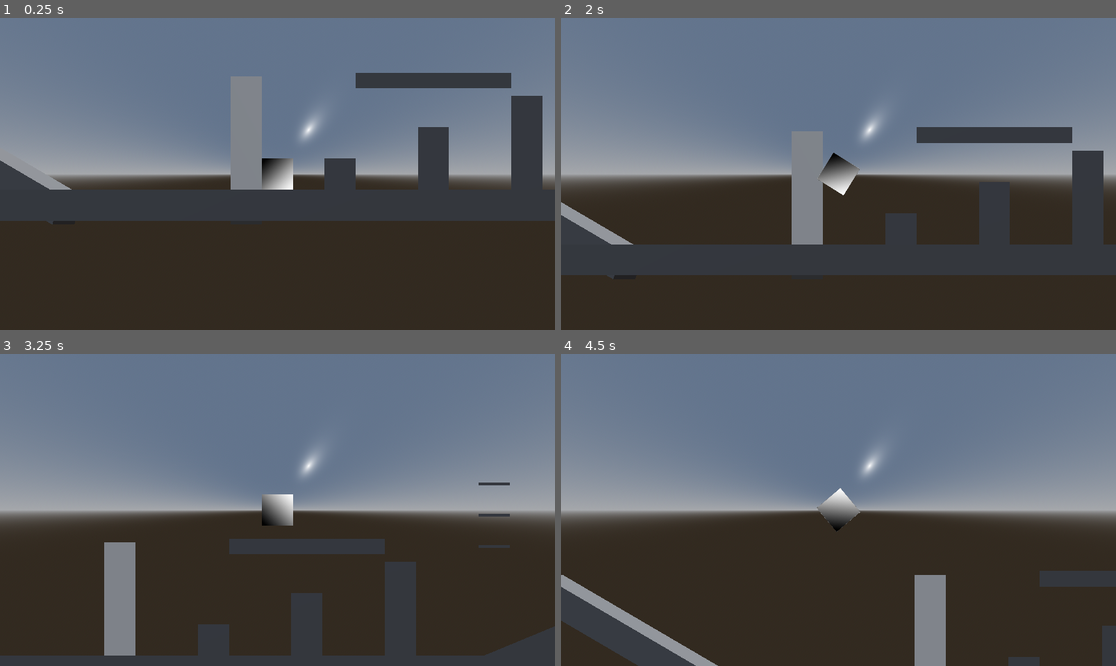
Above: before the commit, frames 1-4 (two rows, left to right).
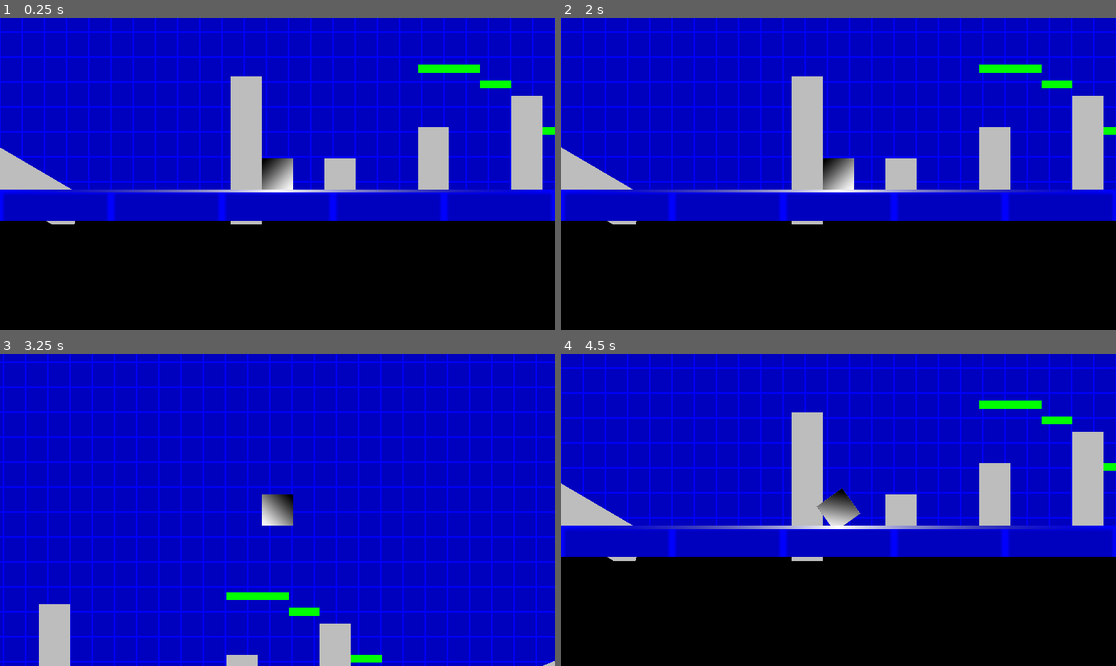
Above: after the commit, the same moments.

Repository: Ironnoob73/GeometryParadox
Game: Godot game, scene res://Assets/World/test/test_world.tscn
Same seed, same stepped clock (60 frames per second), same inputs: the game is played once before the commit and once after it. Before the commit the project starts from res://Assets/World/main_world.tscn.
Inputs:
- Up to frame 1 (0.25 s): no input
- Up to frame 2 (2 s): tap Enter (ui_accept) at 0.5, 1.35, 1.52, 1.82 s; hold Right (ui_right) 0.53-1.28 s; hold Enter (ui_accept) 0.53-1.28 s; hold Left (ui_left) from 1.28 s (still down)
- Up to frame 3 (3.25 s): release Left (ui_left) at 2.03 s; hold Right (ui_right) 2.03-2.78 s; hold Enter (ui_accept) 2.03-2.78 s; hold Up (ui_up) from 2.78 s (still down); tap Enter (ui_accept) at 2.85, 3.02 s
- Up to frame 4 (4.5 s): tap Enter (ui_accept) at 3.32, 4.35 s; release Up (ui_up) at 3.53 s; hold Enter (ui_accept) 3.53-4.28 s; hold Left (ui_left) from 3.53 s (still down)

The runs differ from the first frame. In frame 1, 99% of the frame differs, in the area x 0-100%, y 0-100%; in frame 2, 100%; in frame 3, 100%; in frame 4, 100%.

Commit message:
20240703DU1

Diff:
--- a/Assets/Character/character.gd
+++ b/Assets/Character/character.gd
@@ -8,7 +8,6 @@
 @onready var space_detect = $CollisionShape/SpaceDetect
 @onready var ground_detect = $CollisionShape/GroundDetect
 @onready var ground_finder = $CollisionShape/GroundFinder
-@onready var platform_finder = $CollisionShape/PlatFinder
 @onready var platform_detect = $CollisionShape/PlatformDetect
 
 @export var Speed = 10
@@ -47,18 +46,25 @@
 		tween.tween_callback(spin)
 
 func _physics_process(delta):
+	#Plat Collision
+	if velocity.y > 0 :
+		set_collision_mask_value(4,false)
+	else :
+		set_collision_mask_value(4,true)
+
+	#Stop Rotate
 	if !_inSpin :
-		find_ground(delta)
+		find_ground()
 
 	if velocity.x > -VERY_SMALL_NUMBER and velocity.x < VERY_SMALL_NUMBER:
 		velocity.x = 0
 	if velocity.z > -VERY_SMALL_NUMBER and velocity.z < VERY_SMALL_NUMBER:
 		velocity.z = 0
+
 	# Record Inerita & Add the gravity.
-	if is_on_platform(delta):
+	if is_on_floor():
 		_inertia.x = velocity.x
 		_inertia.y = velocity.z
-		velocity.y = 0
 	else:	velocity.y -= gravity * delta * GravityMulti
 
 	# Move & Stop
@@ -82,7 +88,7 @@
 
 	# Rotate
 	#print(velocity," ",rotate_direct)
-	if !is_on_platform(delta) and !_inSpin:
+	if !is_on_floor() and !_inSpin:
 		if velocity.x != 0 or velocity.z != 0 :
 			if rotate_direct == 0 :
 				if towards == 0 or towards == 1:
@@ -95,12 +101,12 @@
 				visual.rotation.z += delta * RotateSpeed * rotate_direct
 		else :
 			visual.rotation.z = lerp(visual.rotation.z,floor( ((visual.rotation.z+(PI/4)) * 2) / PI ) * (PI/2),0.5)
-	elif is_on_platform(delta):
+	elif is_on_floor():
 		rotate_direct = 0
 		visual.rotation.z = lerp(visual.rotation.z,get_floor_actual_angle() + (floor( ((visual.rotation.z+(PI/4)) * 2) / PI ) * (PI/2)),0.5)
 
 	# Handle jump.
-	if (Input.is_action_pressed("ui_accept") or Input.is_action_pressed("ui_up")) and is_on_platform(delta):
+	if (Input.is_action_pressed("ui_accept") or Input.is_action_pressed("ui_up")) and is_on_floor():
 		velocity.y = JumpVelocity
 
 	if !_inSpin :
@@ -113,14 +119,6 @@
 		4 :
 			towards = 0
 	collision.disabled = false
-
-func is_on_platform(delta):
-	#print(is_on_floor()," ",velocity.y <= 0," ",ground_finder.is_colliding()," ",platform_finder.is_colliding())
-	if is_on_floor() or (velocity.y <= 0 and (ground_finder.is_colliding() )) :
-		#if !ground_finder.is_colliding():
-		#	velocity.y -= gravity * delta * GravityMulti * 0.5
-		return true
-	else : return false
 
 func get_floor_actual_angle():
 	if get_floor_angle() != 0 and get_floor_normal() != Vector3(0,1,0) :
@@ -145,13 +143,32 @@
 	if space_detect.get_collision_count() == 0 : return true
 	else : return false
 
-func find_ground(delta):
-	if !ground_detect.is_colliding() and is_on_platform(delta) and ground_finder.is_colliding():
+func find_ground():
+	if !ground_detect.is_colliding() and is_on_floor() and ground_finder.is_colliding():
+		var modi = 0
 		if towards == 0 or towards == 2 :
-			self.position.z = ground_finder.get_collision_point(0).z
+			if self.position.z > ground_finder.get_collision_point(0).z :
+				modi = -0.5
+			elif self.position.z < ground_finder.get_collision_point(0).z :
+				modi = 0.5
+			self.position.z = ground_finder.get_collision_point(0).z + modi
 		else :
-			self.position.x = ground_finder.get_collision_point(0).x
+			if self.position.x > ground_finder.get_collision_point(0).x :
+				modi = -0.5
+			elif self.position.x < ground_finder.get_collision_point(0).x :
+				modi = 0.5
+			self.position.x = ground_finder.get_collision_point(0).x + modi
 
-#func _on_platform_detect_body_entered(body):
-#	print("do")
-#	velocity.y = 0
+func _on_platform_detect_area_entered(area):
+	area.switch(true)
+func _on_platform_detect_area_exited(area):
+	area.switch(false)
+
+func get_camera_pos():
+	var final_h : float = 0
+	match towards :
+		0 :	final_h = cam.global_position.x
+		1 :	final_h = -cam.global_position.z
+		2 :	final_h = -cam.global_position.x
+		3 :	final_h = cam.global_position.z
+	return Vector2(final_h * 0.55,cam.global_position.y + 0.5)
--- a/Assets/Character/character.tscn
+++ b/Assets/Character/character.tscn
@@ -3,7 +3,7 @@
 [ext_resource type="Script" path="res://Assets/Character/character.gd" id="1_iije8"]
 
 [sub_resource type="BoxShape3D" id="BoxShape3D_q3oat"]
-size = Vector3(1, 1, 100)
+size = Vector3(0.99, 1, 512)
 
 [sub_resource type="Gradient" id="Gradient_pftvc"]
 interpolation_mode = 2
@@ -19,20 +19,20 @@
 [sub_resource type="QuadMesh" id="QuadMesh_1s7er"]
 
 [sub_resource type="BoxShape3D" id="BoxShape3D_p45d5"]
-size = Vector3(100, 1, 1)
+size = Vector3(512, 1, 0.99)
 
 [sub_resource type="BoxShape3D" id="BoxShape3D_k8fao"]
-size = Vector3(1, 0.01, 1)
+size = Vector3(0.99, 0.01, 0)
 
 [sub_resource type="BoxShape3D" id="BoxShape3D_xfhmt"]
-size = Vector3(1, 0.01, 100)
+size = Vector3(0.99, 0.01, 512)
 
-[sub_resource type="BoxShape3D" id="BoxShape3D_g1pit"]
-size = Vector3(1, 0.1, 100)
+[sub_resource type="BoxShape3D" id="BoxShape3D_krxhm"]
+size = Vector3(0.99, 0.5, 512)
 
 [node name="Character" type="CharacterBody3D"]
 collision_layer = 4
-collision_mask = 3
+collision_mask = 11
 script = ExtResource("1_iije8")
 RotateSpeed = 7
 
@@ -57,7 +57,7 @@
 [node name="GroundDetect" type="ShapeCast3D" parent="CollisionShape"]
 shape = SubResource("BoxShape3D_k8fao")
 target_position = Vector3(0, -0.505, 0)
-collision_mask = 3
+collision_mask = 11
 
 [node name="GroundFinder" type="ShapeCast3D" parent="CollisionShape"]
 transform = Transform3D(1, 0, 0, 0, 1, 0, 0, 0, 1, 0, -0.505, 0)
@@ -65,18 +65,13 @@
 target_position = Vector3(0, 0, 0)
 collision_mask = 11
 
-[node name="PlatFinder" type="ShapeCast3D" parent="CollisionShape"]
-transform = Transform3D(1, 0, 0, 0, 1, 0, 0, 0, 1, 0, -0.55, 0)
-visible = false
-enabled = false
-shape = SubResource("BoxShape3D_g1pit")
-target_position = Vector3(0, 0, 0)
-collision_mask = 8
-
-[node name="PlatformDetect" type="StaticBody3D" parent="CollisionShape"]
+[node name="PlatformDetect" type="Area3D" parent="CollisionShape"]
 collision_layer = 0
 collision_mask = 8
 
 [node name="CollisionShape" type="CollisionShape3D" parent="CollisionShape/PlatformDetect"]
-transform = Transform3D(1, 0, 0, 0, 1, 0, 0, 0, 1, 0, -0.505, 0)
-shape = SubResource("BoxShape3D_xfhmt")
+transform = Transform3D(1, 0, 0, 0, 1, 0, 0, 0, 1, 0, -0.75, 0)
+shape = SubResource("BoxShape3D_krxhm")
+
+[connection signal="area_entered" from="CollisionShape/PlatformDetect" to="." method="_on_platform_detect_area_entered"]
+[connection signal="area_exited" from="CollisionShape/PlatformDetect" to="." method="_on_platform_detect_area_exited"]
--- /dev/null
+++ b/Assets/World/Start/Start_world.tscn
@@ -0,0 +1,82 @@
+[gd_scene load_steps=16 format=3 uid="uid://1d66qbkqrd3y"]
+
+[ext_resource type="PackedScene" uid="uid://u1k3pggod73i" path="res://Assets/Character/character.tscn" id="1_oplyt"]
+[ext_resource type="Shader" path="res://Resources/Materials/Sources/Shaders/background.gdshader" id="2_468fh"]
+[ext_resource type="Texture2D" uid="uid://wk85kt76y5ou" path="res://Resources/Materials/Sources/Ground_Normal.png" id="3_8pcw8"]
+[ext_resource type="Script" path="res://Assets/World/test/test_Ground.gd" id="4_x441o"]
+[ext_resource type="Shader" path="res://Resources/Materials/Sources/Shaders/Highlight.gdshader" id="5_c34nf"]
+[ext_resource type="Texture2D" uid="uid://c740q0wexq8qf" path="res://Resources/Materials/Sources/Background_Normal.png" id="6_5u4mu"]
+[ext_resource type="Script" path="res://Assets/World/test/test_Background.gd" id="7_s3usr"]
+
+[sub_resource type="ProceduralSkyMaterial" id="ProceduralSkyMaterial_nc8jr"]
+
+[sub_resource type="Sky" id="Sky_x5mny"]
+sky_material = SubResource("ProceduralSkyMaterial_nc8jr")
+
+[sub_resource type="Environment" id="Environment_j0wb5"]
+background_energy_multiplier = 0.0
+sky = SubResource("Sky_x5mny")
+ambient_light_source = 2
+ambient_light_color = Color(1, 1, 1, 1)
+ambient_light_energy = 2.0
+
+[sub_resource type="ShaderMaterial" id="ShaderMaterial_rvtvl"]
+render_priority = 0
+shader = ExtResource("2_468fh")
+shader_parameter/lock_aspect = false
+shader_parameter/aspect_ratio = 1.33333
+shader_parameter/fov = Vector2(180, 45)
+shader_parameter/tiling = Vector2i(10, 10)
+shader_parameter/offset = Vector2(0, 0)
+shader_parameter/texture = ExtResource("3_8pcw8")
+
+[sub_resource type="Gradient" id="Gradient_8o5qg"]
+offsets = PackedFloat32Array(0, 0.5, 1)
+colors = PackedColorArray(0, 0, 0, 0, 1, 1, 1, 1, 0, 0, 0, 0)
+
+[sub_resource type="GradientTexture1D" id="GradientTexture1D_2lad5"]
+gradient = SubResource("Gradient_8o5qg")
+
+[sub_resource type="ShaderMaterial" id="ShaderMaterial_05jad"]
+render_priority = 0
+shader = ExtResource("5_c34nf")
+shader_parameter/texture = SubResource("GradientTexture1D_2lad5")
+
+[sub_resource type="ShaderMaterial" id="ShaderMaterial_10gvk"]
+render_priority = 0
+shader = ExtResource("2_468fh")
+shader_parameter/lock_aspect = false
+shader_parameter/aspect_ratio = 1.33333
+shader_parameter/fov = Vector2(180, 45)
+shader_parameter/tiling = Vector2i(2, 2)
+shader_parameter/offset = Vector2(0, 0)
+shader_parameter/texture = ExtResource("6_5u4mu")
+
+[node name="MainWorld" type="Node3D"]
+
+[node name="WorldEnvironment" type="WorldEnvironment" parent="."]
+environment = SubResource("Environment_j0wb5")
+
+[node name="Character" parent="." instance=ExtResource("1_oplyt")]
+RotateSpeed = 8
+
+[node name="S" type="Node3D" parent="."]
+
+[node name="Ground" type="CSGBox3D" parent="S"]
+transform = Transform3D(1, 0, 0, 0, 1, 0, 0, 0, 1, 0, -2, 0)
+use_collision = true
+size = Vector3(100, 3, 100)
+material = SubResource("ShaderMaterial_rvtvl")
+script = ExtResource("4_x441o")
+
+[node name="GroundHighlight" type="CSGBox3D" parent="S"]
+transform = Transform3D(1, 0, 0, 0, 1, 0, 0, 0, 1, 0, -0.55, 0)
+size = Vector3(101, 0.1, 101)
+material = SubResource("ShaderMaterial_05jad")
+
+[node name="Background" type="CSGBox3D" parent="S"]
+transform = Transform3D(1, 0, 0, 0, 1, 0, 0, 0, 1, 0, 49, 0)
+flip_faces = true
+size = Vector3(99, 100, 99)
+material = SubResource("ShaderMaterial_10gvk")
+script = ExtResource("7_s3usr")
--- a/Assets/World/main_world.tscn
+++ /dev/null
@@ -1,112 +0,0 @@
-[gd_scene load_steps=7 format=3 uid="uid://bvlqnsj7e2g0k"]
-
-[ext_resource type="PackedScene" uid="uid://u1k3pggod73i" path="res://Assets/Character/character.tscn" id="1_ucndq"]
-
-[sub_resource type="ProceduralSkyMaterial" id="ProceduralSkyMaterial_nc8jr"]
-
-[sub_resource type="Sky" id="Sky_x5mny"]
-sky_material = SubResource("ProceduralSkyMaterial_nc8jr")
-
-[sub_resource type="Environment" id="Environment_j0wb5"]
-background_mode = 2
-sky = SubResource("Sky_x5mny")
-
-[sub_resource type="BoxShape3D" id="BoxShape3D_oxtug"]
-size = Vector3(5, 0.5, 3)
-
-[sub_resource type="PlaneMesh" id="PlaneMesh_hleln"]
-
-[node name="MainWorld" type="Node3D"]
-
-[node name="WorldEnvironment" type="WorldEnvironment" parent="."]
-environment = SubResource("Environment_j0wb5")
-
-[node name="DirectionalLight3D" type="DirectionalLight3D" parent="WorldEnvironment"]
-transform = Transform3D(-0.707107, -0.5, 0.5, 0, 0.707107, 0.707107, -0.707107, 0.5, -0.5, 0, 0, 0)
-
-[node name="Character" parent="." instance=ExtResource("1_ucndq")]
-RotateSpeed = 8
-
-[node name="CSGBox3D" type="CSGBox3D" parent="."]
-transform = Transform3D(1, 0, 0, 0, 1, 0, 0, 0, 1, 0, -1, 0)
-use_collision = true
-size = Vector3(100, 1, 100)
-
-[node name="CSGBox3D2" type="CSGBox3D" parent="."]
-transform = Transform3D(1, 0, 0, 0, 1, 0, 0, 0, 1, 2, 0, -1)
-use_collision = true
-
-[node name="CSGBox3D3" type="CSGBox3D" parent="."]
-transform = Transform3D(1, 0, 0, 0, 1, 0, 0, 0, 1, 5, 0.5, 0)
-use_collision = true
-size = Vector3(1, 2, 1)
-
-[node name="CSGBox3D4" type="CSGBox3D" parent="."]
-transform = Transform3D(1, 0, 0, 0, 1, 0, 0, 0, 1, 8, 1, 1)
-use_collision = true
-size = Vector3(1, 3, 1)
-
-[node name="CSGBox3D5" type="CSGBox3D" parent="."]
-transform = Transform3D(0.92388, -0.382683, 0, 0.382683, 0.92388, 0, 0, 0, 1, 15, 0.75, 5)
-use_collision = true
-size = Vector3(10, 1, 1)
-
-[node name="CSGBox3D6" type="CSGBox3D" parent="."]
-transform = Transform3D(-4.03841e-08, 1.67276e-08, 1, 0.382683, 0.92388, 0, -0.923879, 0.382683, -4.37114e-08, -1, 0.75, -8)
-use_collision = true
-size = Vector3(10, 1, 1)
-
-[node name="CSGBox3D7" type="CSGBox3D" parent="."]
-transform = Transform3D(0.65368, 0.270763, -0.706675, -0.382683, 0.92388, 0, 0.652882, 0.270433, 0.707539, -10, 0.75, 0)
-use_collision = true
-size = Vector3(10, 1, 1)
-
-[node name="CSGBox3D8" type="CSGBox3D" parent="."]
-transform = Transform3D(0.92388, 0.382683, 0, -0.382683, 0.92388, 0, 0, 0, 1, 25, 0.75, 7)
-use_collision = true
-size = Vector3(10, 1, 1)
-
-[node name="CSGBox3D9" type="CSGBox3D" parent="."]
-transform = Transform3D(0.707107, -0.707107, 0, 0.707107, 0.707107, 0, 0, 0, 1, 35, 2, -10)
-use_collision = true
-size = Vector3(10, 1, 1)
-
-[node name="CSGBox3D10" type="CSGBox3D" parent="."]
-transform = Transform3D(1, 0, 0, 0, 1, 0, 0, 0, 1, 11, 3, 0)
-use_collision = true
-collision_layer = 8
-collision_mask = 0
-size = Vector3(1, 0.1, 1)
-
-[node name="CSGBox3D11" type="CSGBox3D" parent="."]
-transform = Transform3D(1, 0, 0, 0, 1, 0, 0, 0, 1, 11, 4, 0)
-use_collision = true
-collision_layer = 8
-collision_mask = 0
-size = Vector3(1, 0.1, 1)
-
-[node name="CSGBox3D12" type="CSGBox3D" parent="."]
-transform = Transform3D(1, 0, 0, 0, 1, 0, 0, 0, 1, 11, 5, 0)
-use_collision = true
-collision_layer = 8
-collision_mask = 0
-size = Vector3(1, 0.1, 1)
-
-[node name="StaticBody3D" type="StaticBody3D" parent="."]
-transform = Transform3D(1, 0, 0, 0, 1, 0, 0, 0, 1, 5, 3, 0)
-collision_layer = 8
-collision_mask = 0
-
-[node name="CSGBox3D13" type="CSGBox3D" parent="StaticBody3D"]
-collision_layer = 8
-collision_mask = 0
-size = Vector3(5, 0.5, 3)
-
-[node name="CollisionShape3D" type="CollisionShape3D" parent="StaticBody3D"]
-shape = SubResource("BoxShape3D_oxtug")
-
-[node name="CSGMesh3D" type="CSGMesh3D" parent="."]
-transform = Transform3D(1, 0, 0, 0, 1, 0, 0, 0, 1, 9, 3, 0)
-visible = false
-collision_layer = 3
-mesh = SubResource("PlaneMesh_hleln")
--- /dev/null
+++ b/Assets/World/test/test_Background.gd
@@ -0,0 +1,6 @@
+extends CSGBox3D
+
+@onready var character = $"../../Character"
+
+func _process(_delta):
+	material.set_shader_parameter("offset", - character.get_camera_pos() * 0.01 + Vector2(0,5.5))
--- /dev/null
+++ b/Assets/World/test/test_Ground.gd
@@ -0,0 +1,6 @@
+extends CSGBox3D
+
+@onready var character = $"../../Character"
+
+func _process(_delta):
+	material.set_shader_parameter("offset", - character.get_camera_pos() * 0.1)
--- /dev/null
+++ b/Assets/World/test/test_world.tscn
@@ -0,0 +1,124 @@
+[gd_scene load_steps=16 format=3 uid="uid://bvlqnsj7e2g0k"]
+
+[ext_resource type="PackedScene" uid="uid://u1k3pggod73i" path="res://Assets/Character/character.tscn" id="1_lpbls"]
+[ext_resource type="PackedScene" uid="uid://bbce5vm67hq0g" path="res://Resources/Buildings/Platforms/Normal/Scene.tscn" id="2_d7o85"]
+[ext_resource type="Material" uid="uid://bkebuwqknne6x" path="res://Resources/Materials/Ground.tres" id="2_pkofm"]
+[ext_resource type="Script" path="res://Assets/World/test/test_Ground.gd" id="3_emcjl"]
+[ext_resource type="Shader" path="res://Resources/Materials/Sources/Shaders/Highlight.gdshader" id="4_i6dyy"]
+[ext_resource type="Shader" path="res://Resources/Materials/Sources/Shaders/background.gdshader" id="4_j7dbu"]
+[ext_resource type="Texture2D" uid="uid://dfhkb4figbqp3" path="res://Resources/Materials/Sources/BlueGrid.tres" id="5_d4q2x"]
+[ext_resource type="Script" path="res://Assets/World/test/test_Background.gd" id="6_77jrp"]
+
+[sub_resource type="ProceduralSkyMaterial" id="ProceduralSkyMaterial_nc8jr"]
+
+[sub_resource type="Sky" id="Sky_x5mny"]
+sky_material = SubResource("ProceduralSkyMaterial_nc8jr")
+
+[sub_resource type="Environment" id="Environment_j0wb5"]
+background_energy_multiplier = 0.0
+sky = SubResource("Sky_x5mny")
+ambient_light_source = 2
+ambient_light_color = Color(1, 1, 1, 1)
+ambient_light_energy = 2.0
+
+[sub_resource type="Gradient" id="Gradient_8o5qg"]
+offsets = PackedFloat32Array(0, 0.5, 1)
+colors = PackedColorArray(0, 0, 0, 0, 1, 1, 1, 1, 0, 0, 0, 0)
+
+[sub_resource type="GradientTexture1D" id="GradientTexture1D_2lad5"]
+gradient = SubResource("Gradient_8o5qg")
+
+[sub_resource type="ShaderMaterial" id="ShaderMaterial_05jad"]
+render_priority = 0
+shader = ExtResource("4_i6dyy")
+shader_parameter/texture = SubResource("GradientTexture1D_2lad5")
+
+[sub_resource type="ShaderMaterial" id="ShaderMaterial_5o6sj"]
+render_priority = 0
+shader = ExtResource("4_j7dbu")
+shader_parameter/lock_aspect = false
+shader_parameter/aspect_ratio = 1.33333
+shader_parameter/fov = Vector2(180, 45)
+shader_parameter/tiling = Vector2i(50, 50)
+shader_parameter/offset = Vector2(0, 0)
+shader_parameter/texture = ExtResource("5_d4q2x")
+
+[node name="MainWorld" type="Node3D"]
+
+[node name="WorldEnvironment" type="WorldEnvironment" parent="."]
+environment = SubResource("Environment_j0wb5")
+
+[node name="Character" parent="." instance=ExtResource("1_lpbls")]
+RotateSpeed = 8
+
+[node name="S" type="Node3D" parent="."]
+
+[node name="Ground" type="CSGBox3D" parent="S"]
+transform = Transform3D(1, 0, 0, 0, 1, 0, 0, 0, 1, 0, -1, 0)
+use_collision = true
+size = Vector3(100, 1, 100)
+material = ExtResource("2_pkofm")
+script = ExtResource("3_emcjl")
+
+[node name="GroundHighlight" type="CSGBox3D" parent="S"]
+transform = Transform3D(1, 0, 0, 0, 1, 0, 0, 0, 1, 0, -0.55, 0)
+size = Vector3(101, 0.1, 101)
+material = SubResource("ShaderMaterial_05jad")
+
+[node name="Background" type="CSGBox3D" parent="S"]
+transform = Transform3D(1, 0, 0, 0, 1, 0, 0, 0, 1, 0, 49, 0)
+flip_faces = true
+size = Vector3(100, 100, 100)
+material = SubResource("ShaderMaterial_5o6sj")
+script = ExtResource("6_77jrp")
+
+[node name="CSGBox3D2" type="CSGBox3D" parent="S"]
+transform = Transform3D(1, 0, 0, 0, 1, 0, 0, 0, 1, 2, 0, -1)
+use_collision = true
+
+[node name="CSGBox3D3" type="CSGBox3D" parent="S"]
+transform = Transform3D(1, 0, 0, 0, 1, 0, 0, 0, 1, 5, 0.5, 0)
+use_collision = true
+size = Vector3(1, 2, 1)
+
+[node name="CSGBox3D4" type="CSGBox3D" parent="S"]
+transform = Transform3D(1, 0, 0, 0, 1, 0, 0, 0, 1, 8, 1, 1)
+use_collision = true
+size = Vector3(1, 3, 1)
+
+[node name="CSGBox3D5" type="CSGBox3D" parent="S"]
+transform = Transform3D(0.92388, -0.382683, 0, 0.382683, 0.92388, 0, 0, 0, 1, 15, 0.75, 5)
+use_collision = true
+size = Vector3(10, 1, 1)
+
+[node name="CSGBox3D6" type="CSGBox3D" parent="S"]
+transform = Transform3D(-4.03841e-08, 1.67276e-08, 1, 0.382683, 0.92388, 0, -0.923879, 0.382683, -4.37114e-08, -1, 0.75, -8)
+use_collision = true
+size = Vector3(10, 1, 1)
+
+[node name="CSGBox3D7" type="CSGBox3D" parent="S"]
+transform = Transform3D(0.65368, 0.270763, -0.706675, -0.382683, 0.92388, 0, 0.652882, 0.270433, 0.707539, -10, 0.75, 0)
+use_collision = true
+size = Vector3(10, 1, 1)
+
+[node name="CSGBox3D8" type="CSGBox3D" parent="S"]
+transform = Transform3D(0.92388, 0.382683, 0, -0.382683, 0.92388, 0, 0, 0, 1, 25, 0.75, 7)
+use_collision = true
+size = Vector3(10, 1, 1)
+
+[node name="CSGBox3D9" type="CSGBox3D" parent="S"]
+transform = Transform3D(0.707107, -0.707107, 0, 0.707107, 0.707107, 0, 0, 0, 1, 35, 2, -10)
+use_collision = true
+size = Vector3(10, 1, 1)
+
+[node name="Platform" parent="S" instance=ExtResource("2_d7o85")]
+transform = Transform3D(1, 0, 0, 0, 1, 0, 0, 0, 1, 6, 3, 0)
+
+[node name="Platform2" parent="S" instance=ExtResource("2_d7o85")]
+transform = Transform3D(1, 0, 0, 0, 1, 0, 0, 0, 1, 5, 3, -3)
+
+[node name="Platform3" parent="S" instance=ExtResource("2_d7o85")]
+transform = Transform3D(1, 0, 0, 0, 1, 0, 0, 0, 1, 7, 2.5, 3)
+
+[node name="Platform4" parent="S" instance=ExtResource("2_d7o85")]
+transform = Transform3D(1, 0, 0, 0, 1, 0, 0, 0, 1, 9, 1, 6)
--- /dev/null
+++ b/Resources/Buildings/Platforms/Normal/Scene.tscn
@@ -0,0 +1,32 @@
+[gd_scene load_steps=4 format=3 uid="uid://bbce5vm67hq0g"]
+
+[ext_resource type="Script" path="res://Resources/Buildings/Platforms/Normal/Switch.gd" id="1_q3s8y"]
+
+[sub_resource type="StandardMaterial3D" id="StandardMaterial3D_awayq"]
+albedo_color = Color(0, 1, 0, 1)
+
+[sub_resource type="BoxShape3D" id="BoxShape3D_ccq3k"]
+size = Vector3(1, 0, 1)
+
+[node name="Platform" type="Area3D"]
+collision_layer = 8
+collision_mask = 0
+script = ExtResource("1_q3s8y")
+
+[node name="Visual" type="CSGBox3D" parent="."]
+transform = Transform3D(1, 0, 0, 0, 1, 0, 0, 0, 1, 0, 0.375, 0)
+size = Vector3(1, 0.25, 1)
+material = SubResource("StandardMaterial3D_awayq")
+
+[node name="CollisionShape" type="CollisionShape3D" parent="."]
+transform = Transform3D(1, 0, 0, 0, 1, 0, 0, 0, 1, 0, 0.5, 0)
+shape = SubResource("BoxShape3D_ccq3k")
+
+[node name="Collision" type="StaticBody3D" parent="."]
+collision_layer = 8
+collision_mask = 0
+
+[node name="CollisionShape" type="CollisionShape3D" parent="Collision"]
+transform = Transform3D(1, 0, 0, 0, 1, 0, 0, 0, 1, 0, 0.5, 0)
+shape = SubResource("BoxShape3D_ccq3k")
+disabled = true
--- /dev/null
+++ b/Resources/Buildings/Platforms/Normal/Switch.gd
@@ -0,0 +1,6 @@
+extends Area3D
+
+@onready var collision = $Collision/CollisionShape
+
+func switch(state:bool):
+	collision.call_deferred("set_disabled",!state)
--- /dev/null
+++ b/Resources/Materials/Ground.tres
@@ -0,0 +1,14 @@
+[gd_resource type="ShaderMaterial" load_steps=3 format=3 uid="uid://bkebuwqknne6x"]
+
+[ext_resource type="Shader" path="res://Resources/Materials/Sources/Shaders/background.gdshader" id="1_fleqb"]
+[ext_resource type="Texture2D" uid="uid://dfhkb4figbqp3" path="res://Resources/Materials/Sources/BlueGrid.tres" id="2_vml0w"]
+
+[resource]
+render_priority = 0
+shader = ExtResource("1_fleqb")
+shader_parameter/lock_aspect = false
+shader_parameter/aspect_ratio = 1.33333
+shader_parameter/fov = Vector2(180, 45)
+shader_parameter/tiling = Vector2i(10, 10)
+shader_parameter/offset = Vector2(0, 0)
+shader_parameter/texture = ExtResource("2_vml0w")
--- /dev/null
+++ b/Resources/Materials/Sources/BlueGrid.tres
@@ -0,0 +1,13 @@
+[gd_resource type="GradientTexture2D" load_steps=2 format=3 uid="uid://dfhkb4figbqp3"]
+
+[sub_resource type="Gradient" id="Gradient_gf6lx"]
+interpolation_mode = 1
+colors = PackedColorArray(0, 0, 0.74902, 1, 0, 0, 1, 1)
+
+[resource]
+gradient = SubResource("Gradient_gf6lx")
+width = 32
+height = 32
+fill = 2
+fill_from = Vector2(0.5, 0.5)
+fill_to = Vector2(0, 1)
--- /dev/null
+++ b/Resources/Materials/Sources/Shaders/Highlight.gdshader
@@ -0,0 +1,7 @@
+shader_type spatial;
+render_mode unshaded;
+uniform sampler2D texture : source_color;
+void fragment() {
+	ALBEDO = texture(texture, SCREEN_UV).rgb;
+	ALPHA = texture(texture, SCREEN_UV).a;
+}
--- a/project.godot
+++ b/project.godot
@@ -11,7 +11,7 @@
 [application]
 
 config/name="GeometryParadox"
-run/main_scene="res://Assets/World/main_world.tscn"
+run/main_scene="res://Assets/World/test/test_world.tscn"
 config/features=PackedStringArray("4.2", "Forward Plus")
 config/icon="res://icon.svg"
 
Not shown, added: Resources/Buildings/Blocks/Outline/corner.obj
Not shown, added: Resources/Buildings/Blocks/Outline/corner.obj.import
Not shown, added: Resources/Buildings/Blocks/Outline/full.obj
Not shown, added: Resources/Buildings/Blocks/Outline/full.obj.import
Binary file added: Resources/Materials/Sources/Background_Normal.png
Not shown, added: Resources/Materials/Sources/Background_Normal.png.import
Binary file added: Resources/Materials/Sources/Ground_Normal.png
Not shown, added: Resources/Materials/Sources/Ground_Normal.png.import
Renamed: Assets/World/main_world.gdshader -> Resources/Materials/Sources/Shaders/background.gdshader
